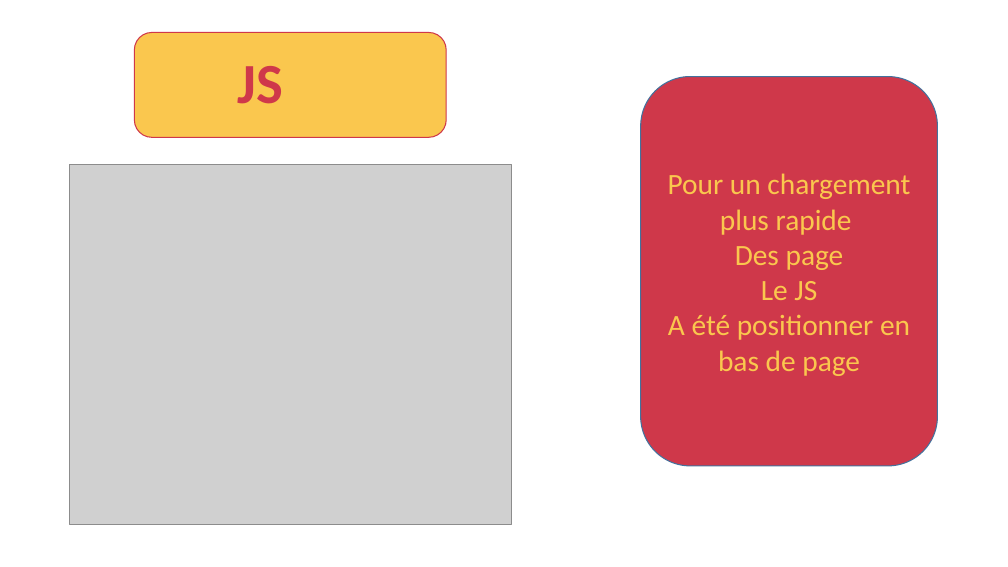
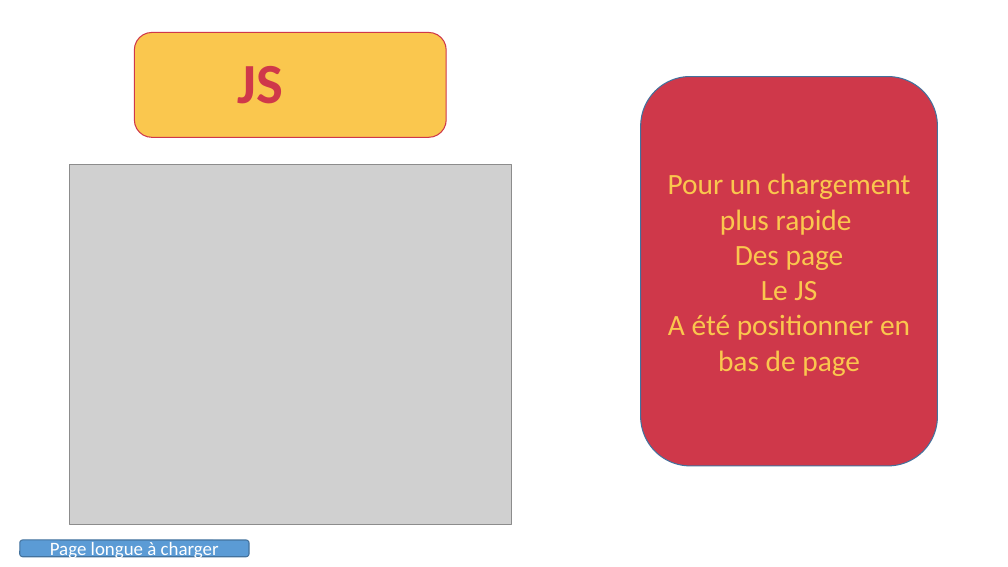
Before and after one commit to devfredgithub/CHOUETTEAGENCE, a slide deck: slide 6 of chouette agence [Enregistrement automatique].pptx (slide 4 before the commit). Drawn at 1008x567 pixels with LibreOffice and Linux fonts; fonts in the diff are those of the drawing; grey boxes stand for pictures. Boxes give left, top, right and bottom in pixels: in the first picture for what was removed or moved away, otherwise in the second. Text is boxed around its words. In the diff, an @@ line names an element or a change of style, - is before the commit and + after.

```diff
--- a/chouette agence [Enregistrement automatique].pptx
+++ b/chouette agence [Enregistrement automatique].pptx
@@ rounded rectangle added at (20,540,249,557), fill #5B9BD5, outline #43739E 1 pt, 18 pt, text #FFFFFF @@
+Page longue à charger
```
Also in this commit, not shown: 10 other slides changed, 1 slide removed.
